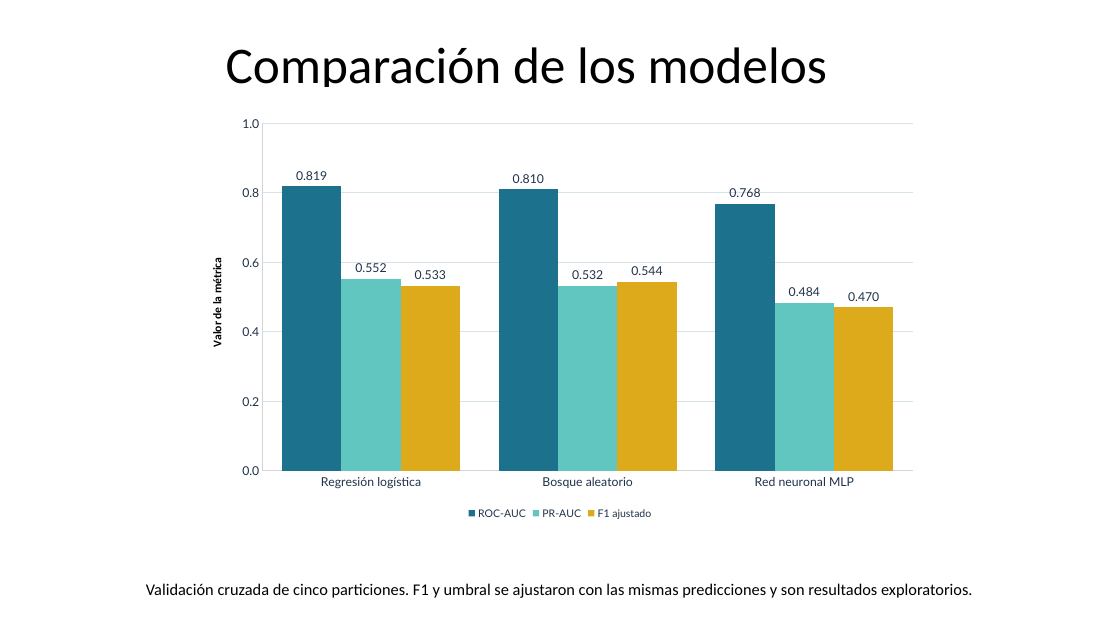
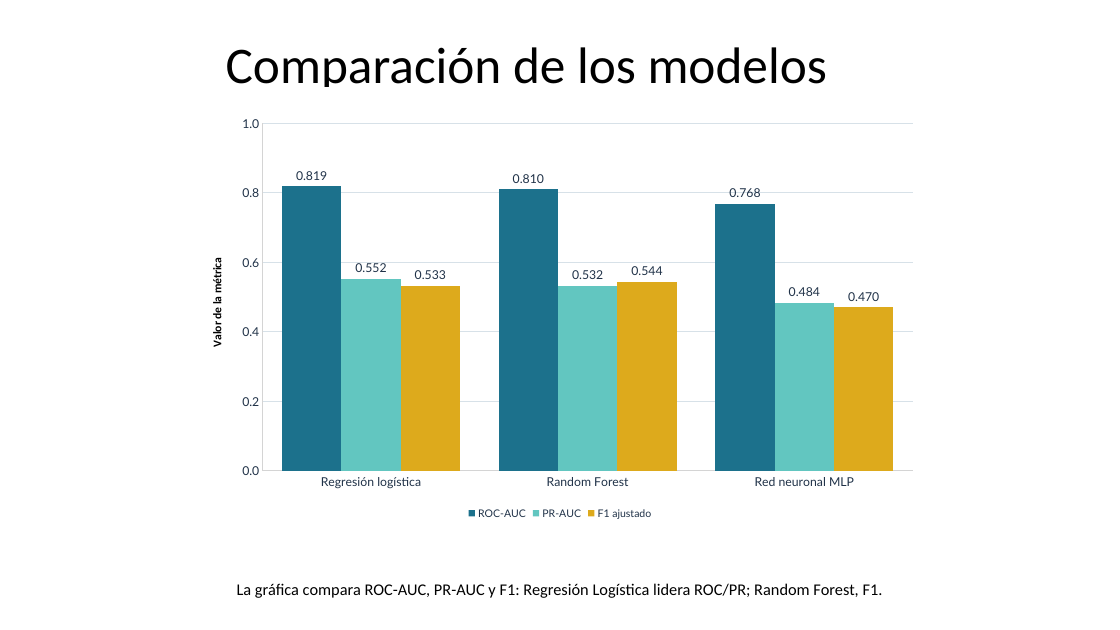
Before and after one commit to gitbeatriz123/Proyecto_Prediccion_Rotacion_Empleados_Beatriz.Velayos, a slide deck: slide 4 of docs/Presentacion_Proyecto_Rotacion.pptx. Drawn at 1120x630 pixels with LibreOffice and Linux fonts; fonts in the diff are those of the drawing. Boxes give left, top, right and bottom in pixels: in the first picture for what was removed or moved away, otherwise in the second. Text is boxed around its words. In the diff, an @@ line names an element or a change of style, - is before the commit and + after.

```diff
--- a/docs/Presentacion_Proyecto_Rotacion.pptx
+++ b/docs/Presentacion_Proyecto_Rotacion.pptx
@@ column chart at bbox=[192, 108, 928, 523] @@
-categories: Regresión logística, Bosque aleatorio, Red neuronal MLP
+categories: Regresión logística, Random Forest, Red neuronal MLP
@@ text at bbox=[237, 583, 883, 598]: text changed @@
-Validación cruzada de cinco particiones. F1 y umbral se ajustaron con las mismas predicciones y son resultados exploratorios.
+La gráfica compara ROC-AUC, PR-AUC y F1: Regresión Logística lidera ROC/PR; Random Forest, F1.
```
Also in this commit, not shown: 8 other slides changed, 5 other files.
